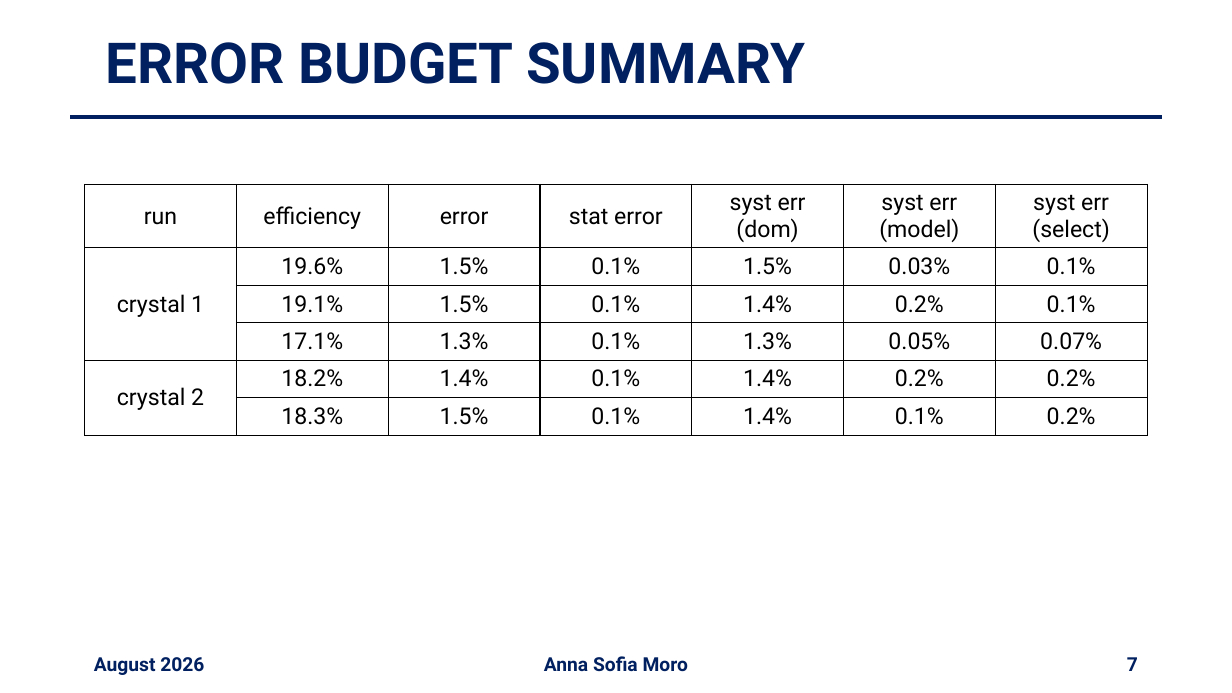
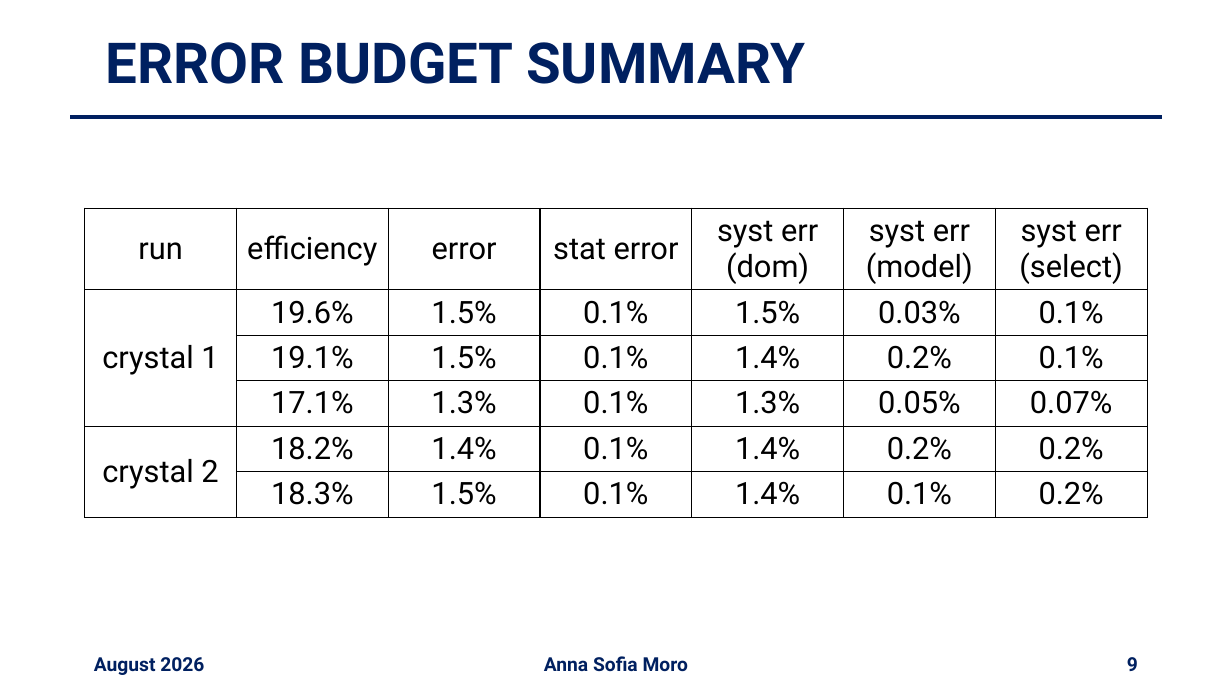
Before and after one commit to annaasofia/tesi, a slide deck: slide 9 of slides/week6.pptx (slide 7 before the commit). Drawn at 1232x693 pixels with LibreOffice and Linux fonts; fonts in the diff are those of the drawing. Boxes give left, top, right and bottom in pixels: in the first picture for what was removed or moved away, otherwise in the second. Text is boxed around its words. In the diff, an @@ line names an element or a change of style, - is before the commit and + after.

```diff
--- a/slides/week6.pptx
+++ b/slides/week6.pptx
@@ table at (85,208,1146,522) @@
@@ size 18 to 24 pt @@
@@ table: place and size @@
-table at (85,185,1146,437)
+table at (85,208,1146,522)
@@ page number at (1127,657,1138,671): text changed @@
-7
+9
```
Also in this commit, not shown: 5 slides added, 1 other file.
